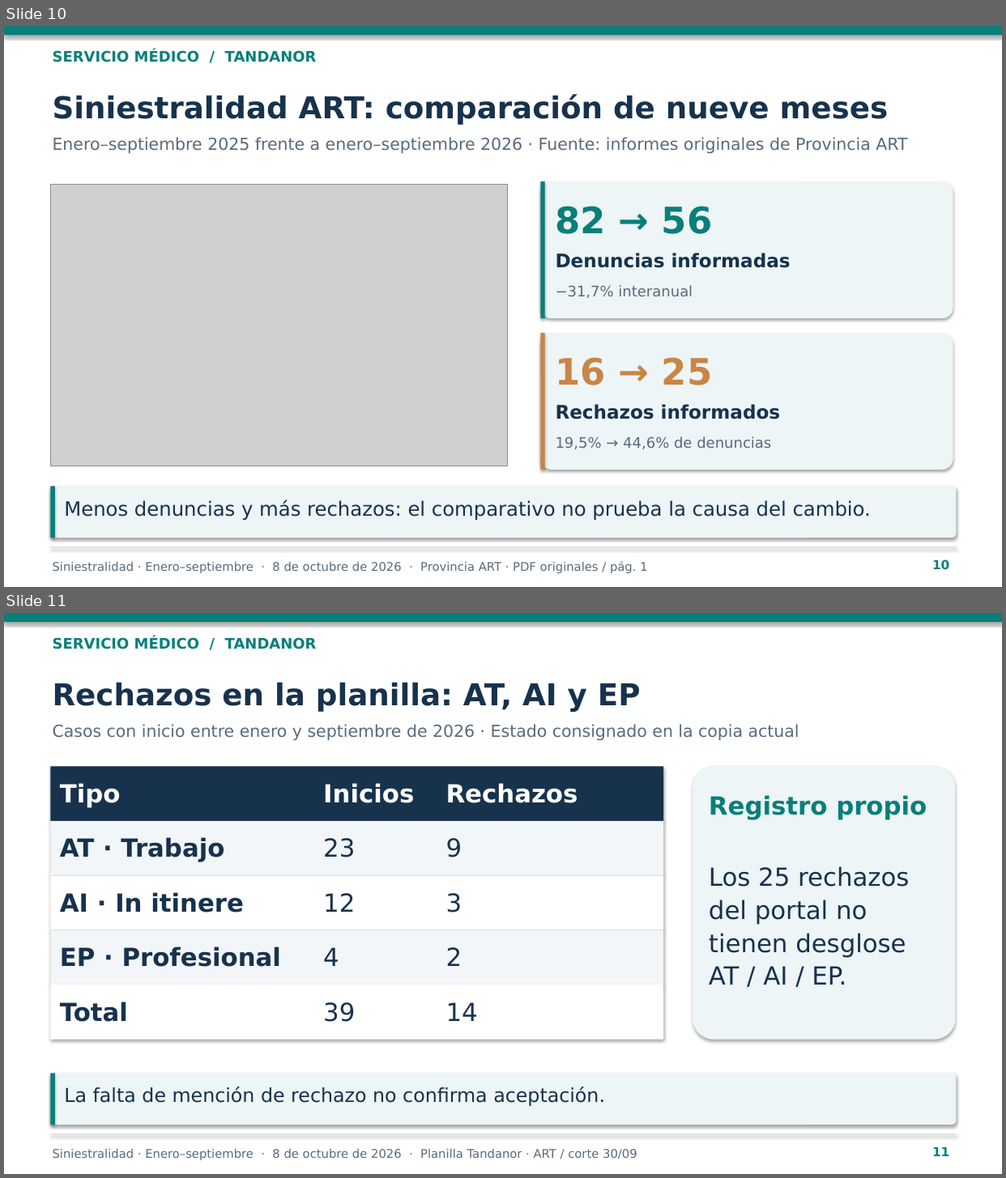
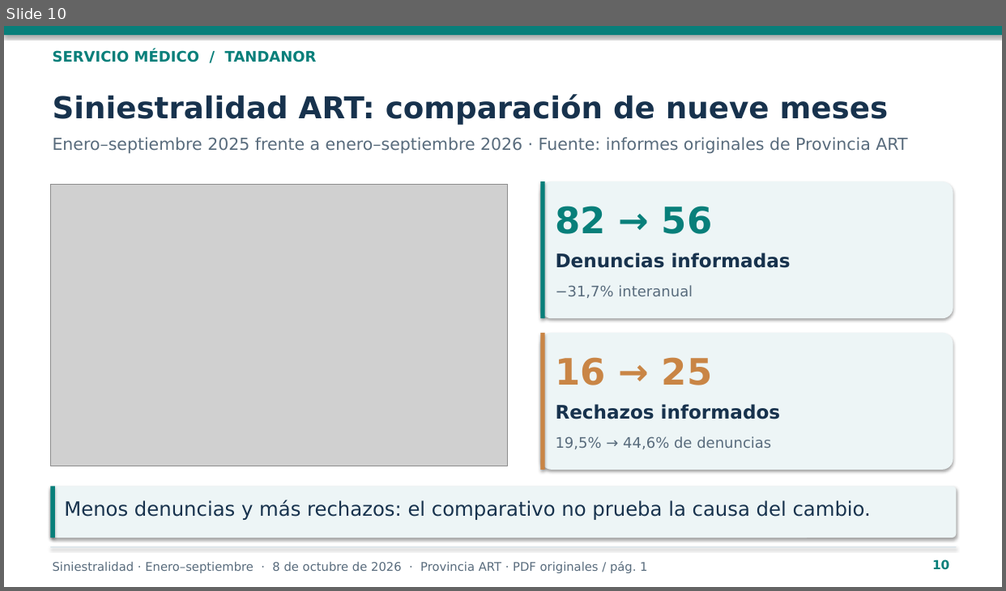
Before and after one commit to lechmann23-sketch/KPI-SERVICIO-MEDICO, a slide deck: Presentacion_Gestion_Integral_2026.pptx. Shown one above the other, each under a label of ours: slides 10 and 11 before the commit, slide 10 after it. The pictures are 1006x1178 and 1006x591 pixels, drawn with LibreOffice and Linux fonts; fonts in the diff are those of the drawing; grey boxes stand for pictures. Boxes give left, top, right and bottom in pixels: in the first picture for what was removed or moved away, otherwise in the second. Text is boxed around its words. In the diff, an @@ line names an element or a change of style, - is before the commit and + after.

```diff
--- a/Presentacion_Gestion_Integral_2026.pptx
+++ b/Presentacion_Gestion_Integral_2026.pptx
@@ slide 11 removed at [4,613,1002,1174], background #FFFFFF @@
@@ rectangle removed at [4,613,1002,622] @@
@@ text removed at [53,637,317,649] @@
-SERVICIO MÉDICO / TANDANOR
@@ text removed at [53,682,641,712] @@
-Rechazos en la planilla: AT, AI y EP
@@ text removed at [53,724,799,741] @@
-Casos con inicio entre enero y septiembre de 2026 · Estado consignado en la copia actual
@@ rectangle removed at [50,766,663,821] @@
@@ rounded rectangle removed at [692,766,956,1040] @@
@@ text removed at [60,783,121,808] @@
-Tipo
@@ text removed at [323,783,414,803] @@
-Inicios
@@ text removed at [446,783,578,803] @@
-Rechazos
@@ text removed at [709,795,927,820] @@
-Registro propio
@@ rectangle removed at [50,821,663,875] @@
@@ text removed at [60,837,224,862] @@
-AT · Trabajo
@@ text removed at [323,838,355,858] @@
-23
@@ text removed at [446,838,462,858] @@
-9
@@ rectangle removed at [50,875,663,931] @@
@@ text removed at [709,867,909,985] @@
-Los 25 rechazos del portal no tienen desglose AT / AI / EP.
@@ text removed at [60,892,244,913] @@
-AI · In itinere
@@ text removed at [323,893,355,912] @@
-12
@@ text removed at [446,893,462,913] @@
-3
@@ rectangle removed at [50,931,663,985] @@
@@ text removed at [60,947,281,967] @@
-EP · Profesional
@@ text removed at [323,948,339,966] @@
-4
@@ text removed at [446,948,462,966] @@
-2
@@ rectangle removed at [50,985,663,1040] @@
@@ text removed at [60,1002,128,1022] @@
-Total
@@ text removed at [323,1003,355,1022] @@
-39
@@ text removed at [446,1003,478,1021] @@
-14
@@ rounded rectangle removed at [50,1073,957,1125] @@
@@ rectangle removed at [50,1073,55,1125] @@
@@ text removed at [64,1087,605,1106] @@
-La falta de mención de rechazo no confirma aceptación.
@@ rectangle removed at [50,1134,957,1135] @@
@@ text removed at [932,1147,949,1157] @@
-11
@@ text removed at [53,1149,637,1161] @@
-Siniestralidad · Enero–septiembre · 8 de octubre de 2026 · Planilla Tandanor · ART / corte 30/09
```
Also in this commit, not shown: 1 other slide removed.
